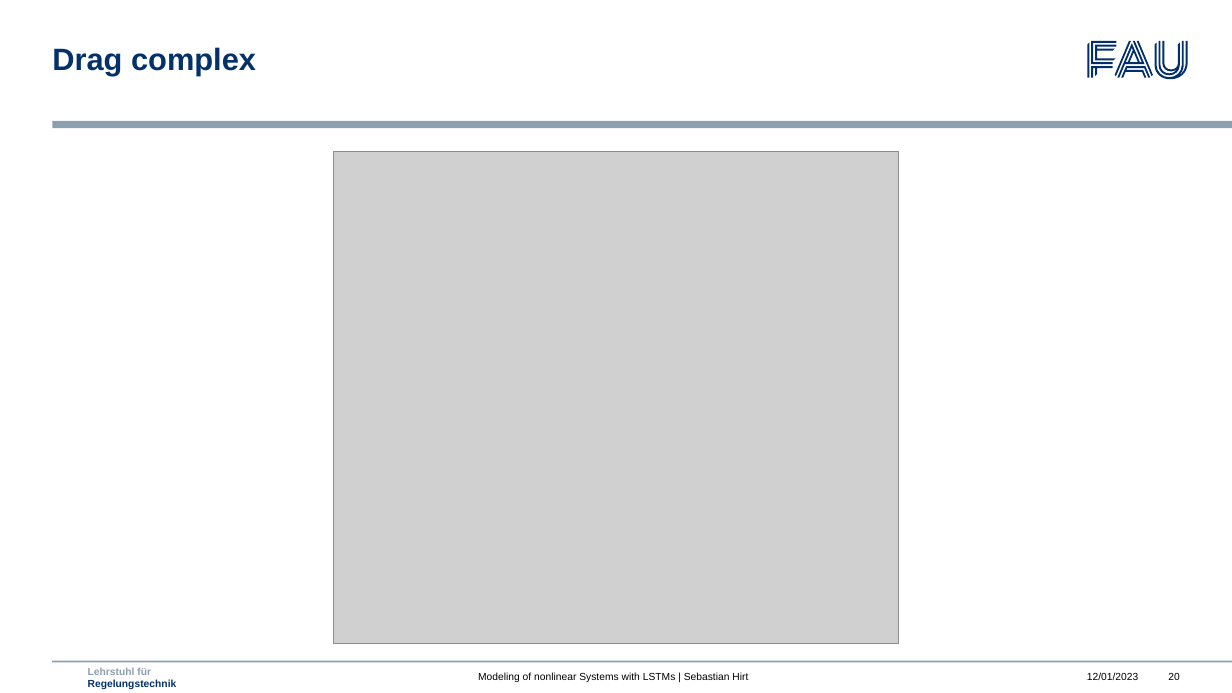
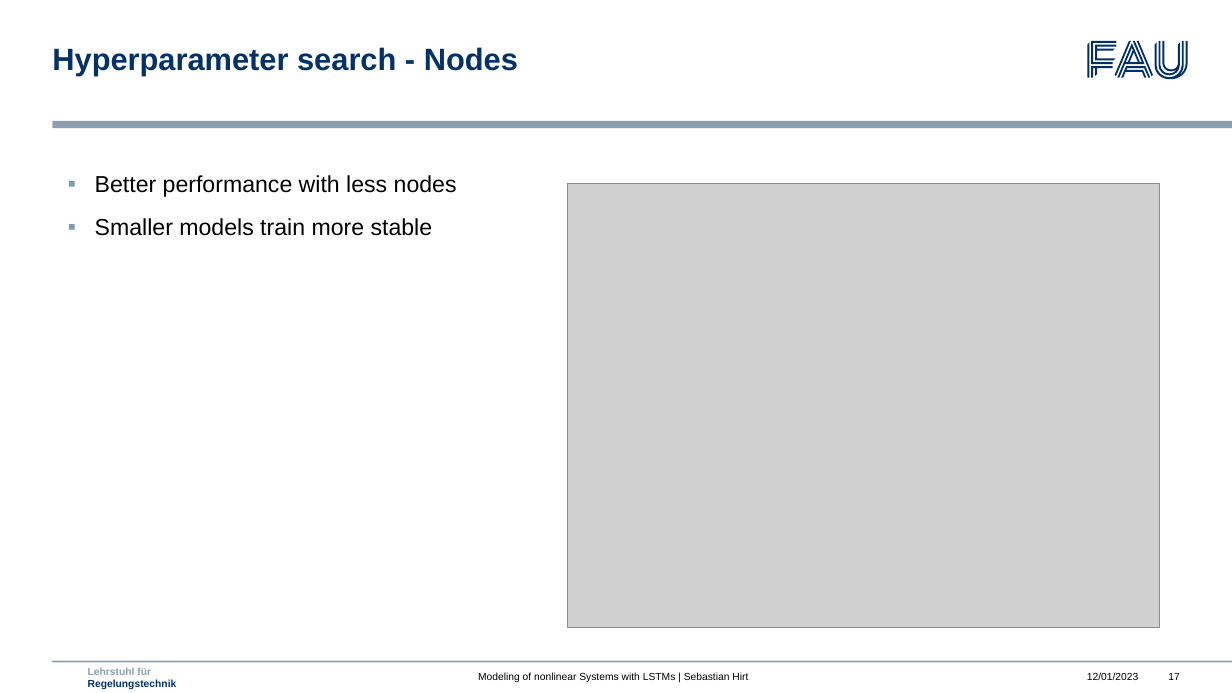
Before and after one commit to mokronos/nonlinearLSTM, a slide deck: slide 17 of presentation/nonlinearLSTM_slides.pptx (slide 20 before the commit). Drawn at 1232x693 pixels with LibreOffice and Linux fonts; fonts in the diff are those of the drawing; grey boxes stand for pictures; background and template pictures are left out. Boxes give left, top, right and bottom in pixels: in the first picture for what was removed or moved away, otherwise in the second. Text is boxed around its words. In the diff, an @@ line names an element or a change of style, - is before the commit and + after.

```diff
--- a/presentation/nonlinearLSTM_slides.pptx
+++ b/presentation/nonlinearLSTM_slides.pptx
@@ title at box(52, 47, 518, 76): text changed @@
-Drag complex
+Hyperparameter search - Nodes
@@ text added at box(95, 175, 457, 236), 18 pt, text #000000 @@
+▪ Better performance with less nodes
+▪ Smaller models train more stable
@@ picture removed at box(334, 152, 899, 643) @@
@@ picture added at box(568, 184, 1160, 628) @@
@@ page number at box(1168, 673, 1179, 680): text changed @@
-20
+17
```
Also in this commit, not shown: 10 other slides changed, 7 slides removed.
